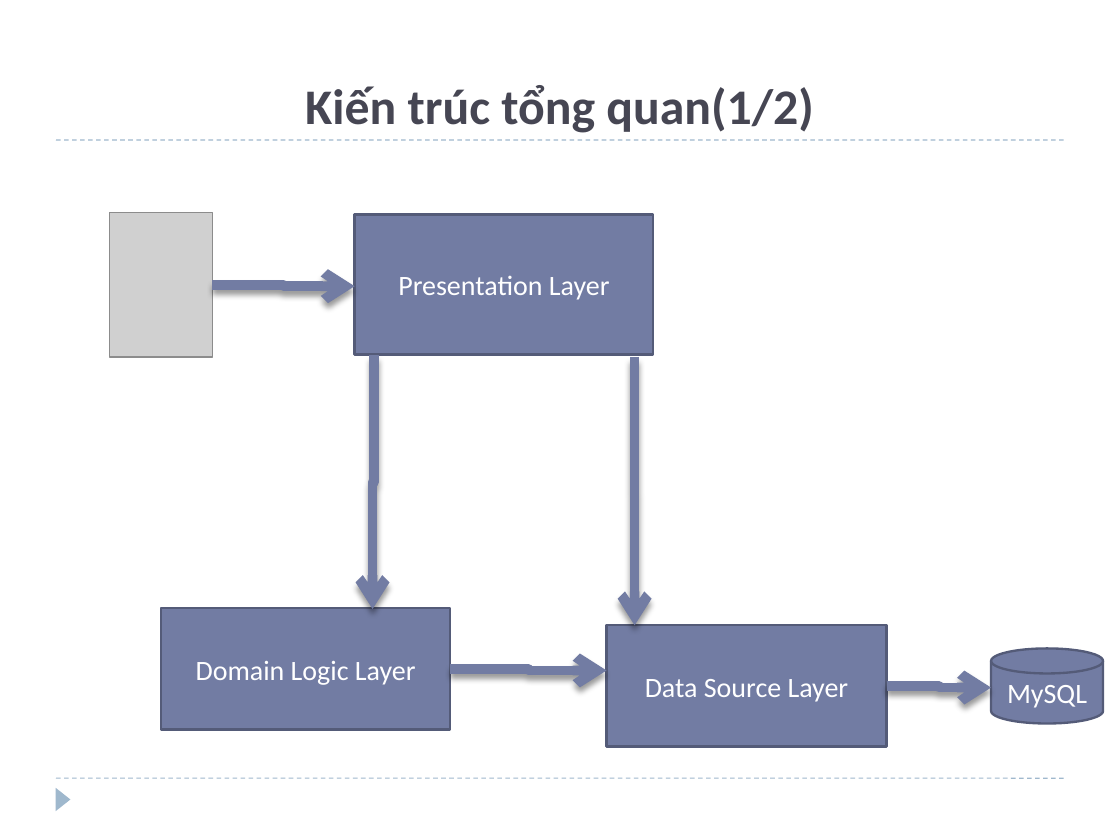
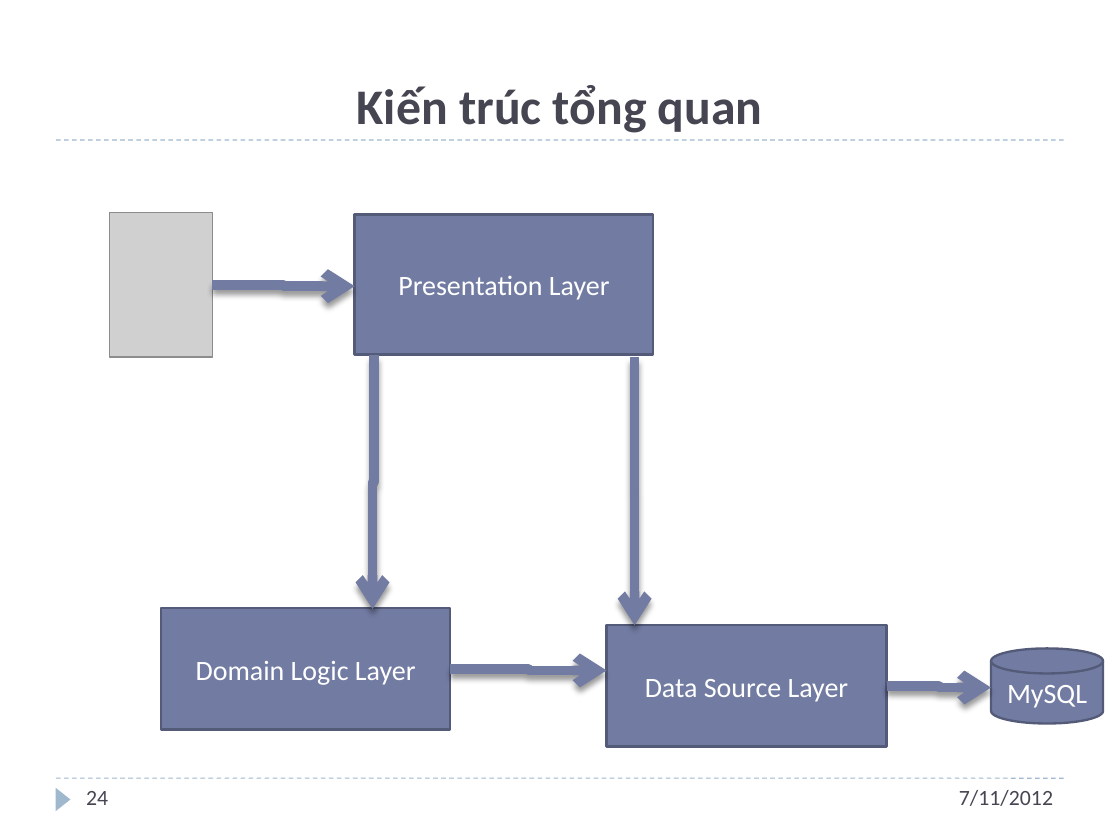
Before and after one commit to andungtra/he-thong-quan-ly-tuong-tac, a slide deck: slide 24 of Report/ppt/Presentation.pptx (slide 11 before the commit). Drawn at 1120x840 pixels with LibreOffice and Linux fonts; fonts in the diff are those of the drawing; grey boxes stand for pictures; background and template pictures are left out. Boxes give left, top, right and bottom in pixels: in the first picture for what was removed or moved away, otherwise in the second. Text is boxed around its words. In the diff, an @@ line names an element or a change of style, - is before the commit and + after.

```diff
--- a/Report/ppt/Presentation.pptx
+++ b/Report/ppt/Presentation.pptx
@@ title at [357,85,763,133]: text changed @@
-Kiến trúc tổng quan(1/2)
+Kiến trúc tổng quan
@@ page number added at [86,791,108,805], 14 pt, text #464653 @@
+24
@@ text added at [959,790,1053,806], 14 pt, text #464653 @@
+7/11/2012
```
Also in this commit, not shown: 15 other slides changed, 17 slides added, 6 slides removed.
